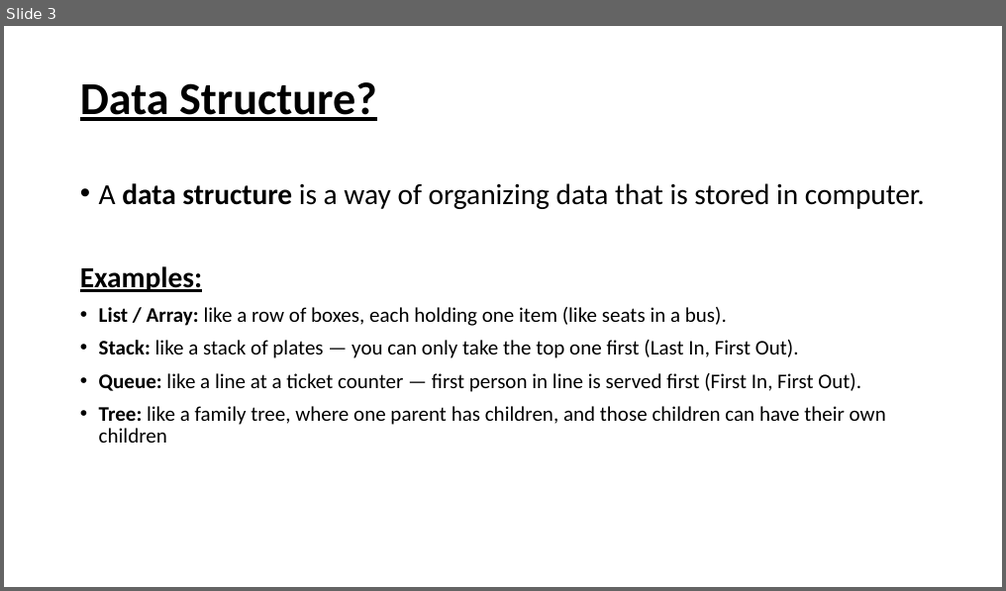
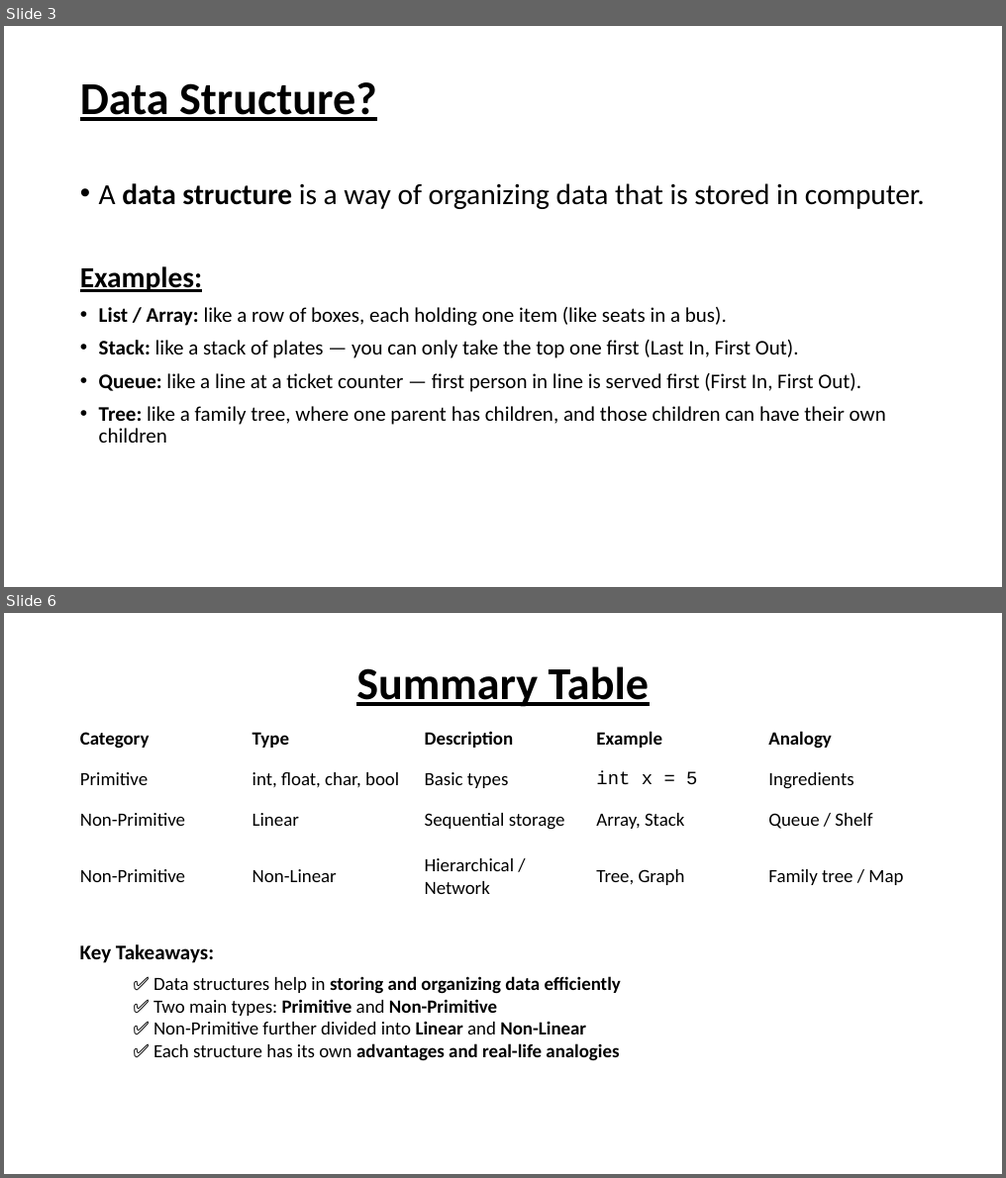
Before and after one commit to hussain7006/Air-Uni, a slide deck: Slides/ADS_LEC_1.pptx. Shown one above the other, each under a label of ours: slide 3 before the commit, slides 3 and 6 after it; the slides between them are not shown. The pictures are 1006x591 and 1006x1178 pixels, drawn with LibreOffice and Linux fonts; fonts in the diff are those of the drawing. Boxes give left, top, right and bottom in pixels: in the first picture for what was removed or moved away, otherwise in the second. Text is boxed around its words. In the diff, an @@ line names an element or a change of style, - is before the commit and + after.

```diff
--- a/Slides/ADS_LEC_1.pptx
+++ b/Slides/ADS_LEC_1.pptx
@@ slide 6 added at bbox=[4, 613, 1002, 1174], background #FFFFFF @@
@@ title added at bbox=[356, 666, 648, 707], 44 pt, text #000000, bold, underline @@
+Summary Table
@@ table added at bbox=[73, 719, 934, 912], 4 rows, 5 columns @@
+Category | Type | Description | Example | Analogy
+Primitive | int, float, char, bool | Basic types | int x = 5 | Ingredients
+Non-Primitive | Linear | Sequential storage | Array, Stack | Queue / Shelf
+Non-Primitive | Non-Linear | Hierarchical / Network | Tree, Graph | Family tree / Map
@@ text added at bbox=[80, 945, 214, 963], 20 pt, text #000000, bold @@
+Key Takeaways:
@@ text added at bbox=[153, 976, 621, 1061], 18 pt, text #000000, bold @@
+✅ Data structures help in storing and organizing data efficiently
+✅ Two main types: Primitive and Non-Primitive
+✅ Non-Primitive further divided into Linear and Non-Linear
+✅ Each structure has its own advantages and real-life analogies
```
Also in this commit, not shown: 6 other slides added, 2 other files.
